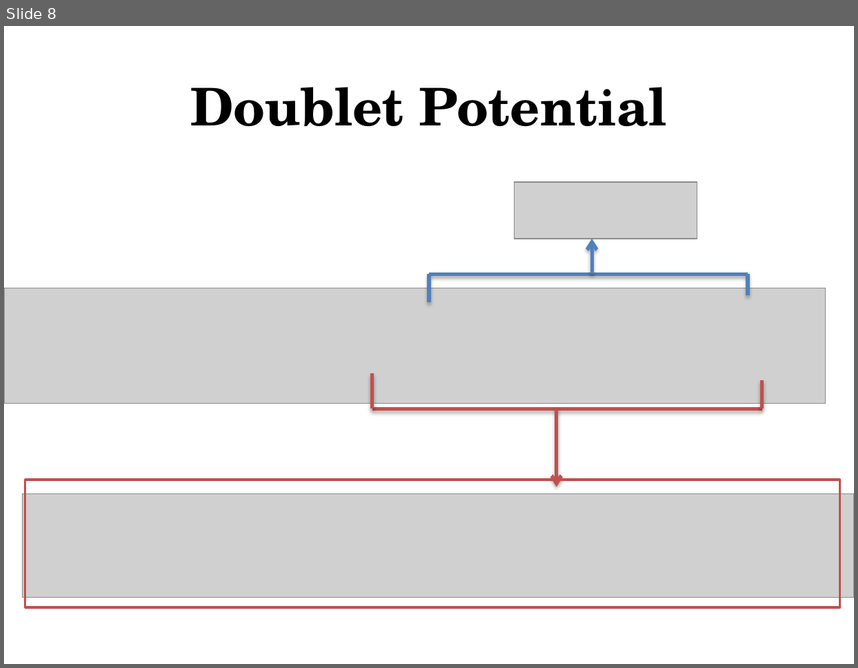
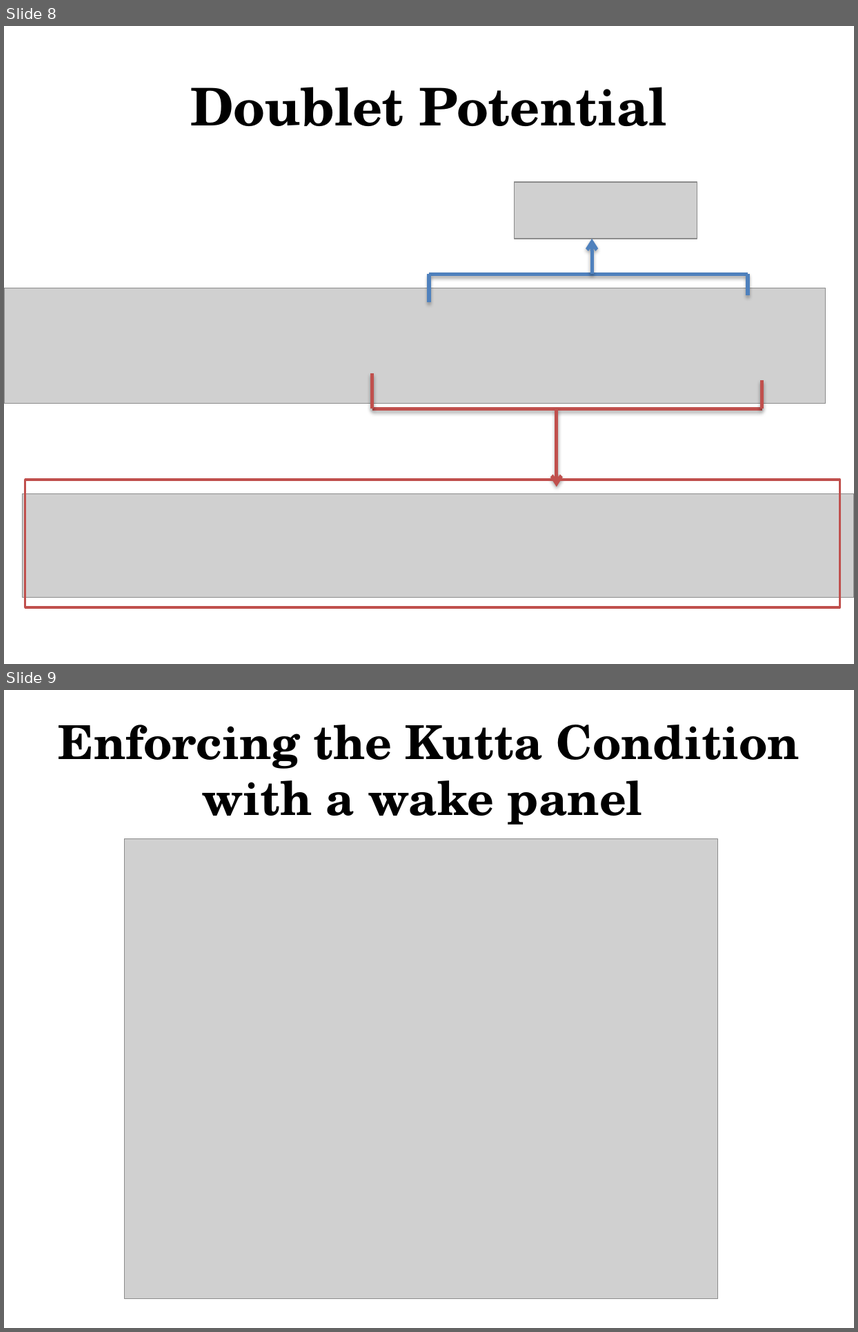
Before and after one commit to kathernandez/AeroHydro, a slide deck: Final Project/Wake Panel Method.pptx. Shown one above the other, each under a label of ours: slide 8 before the commit, slides 8 and 9 after it. The pictures are 858x668 and 858x1332 pixels, drawn with LibreOffice and Linux fonts; fonts in the diff are those of the drawing; grey boxes stand for pictures. Boxes give left, top, right and bottom in pixels: in the first picture for what was removed or moved away, otherwise in the second. Text is boxed around its words. In the diff, an @@ line names an element or a change of style, - is before the commit and + after.

```diff
--- a/Final Project/Wake Panel Method.pptx
+++ b/Final Project/Wake Panel Method.pptx
@@ slide 9 added at [4,690,854,1328], background #FFFFFF @@
@@ title added at [59,724,799,825], 39.6 pt, text #000000, bold @@
+Enforcing the Kutta Condition with a wake panel
@@ picture added at [125,839,718,1299] @@
```
Also in this commit, not shown: 1 slide changed, 5 other slides added, 1 slide removed, 2 other files.
